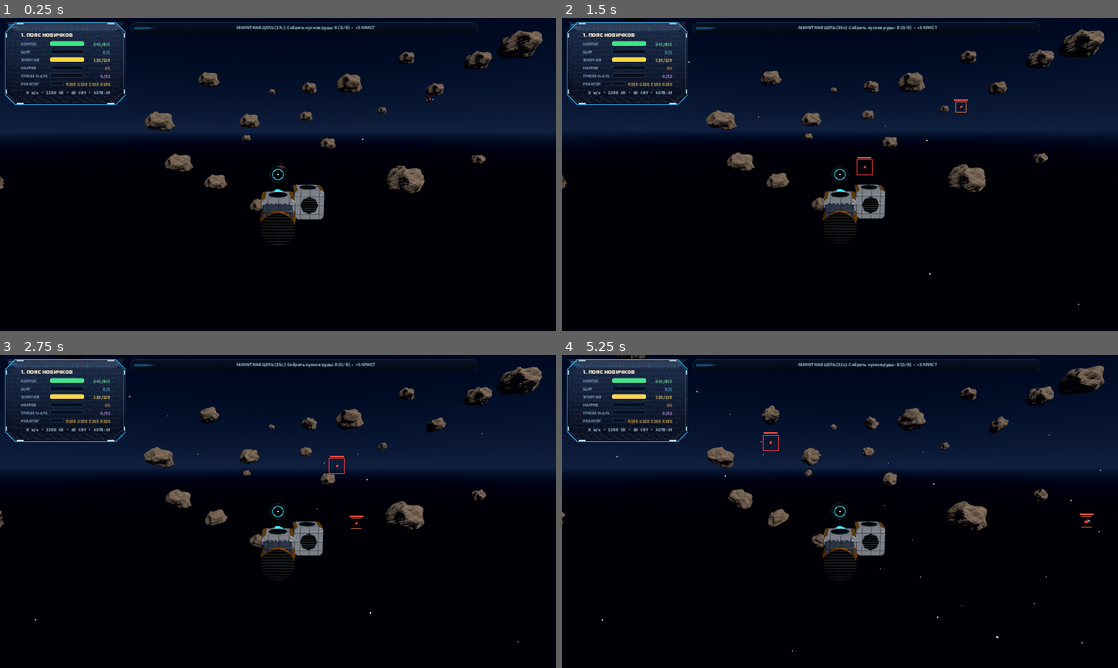
Above: before the commit, frames 1-4 (two rows, left to right).
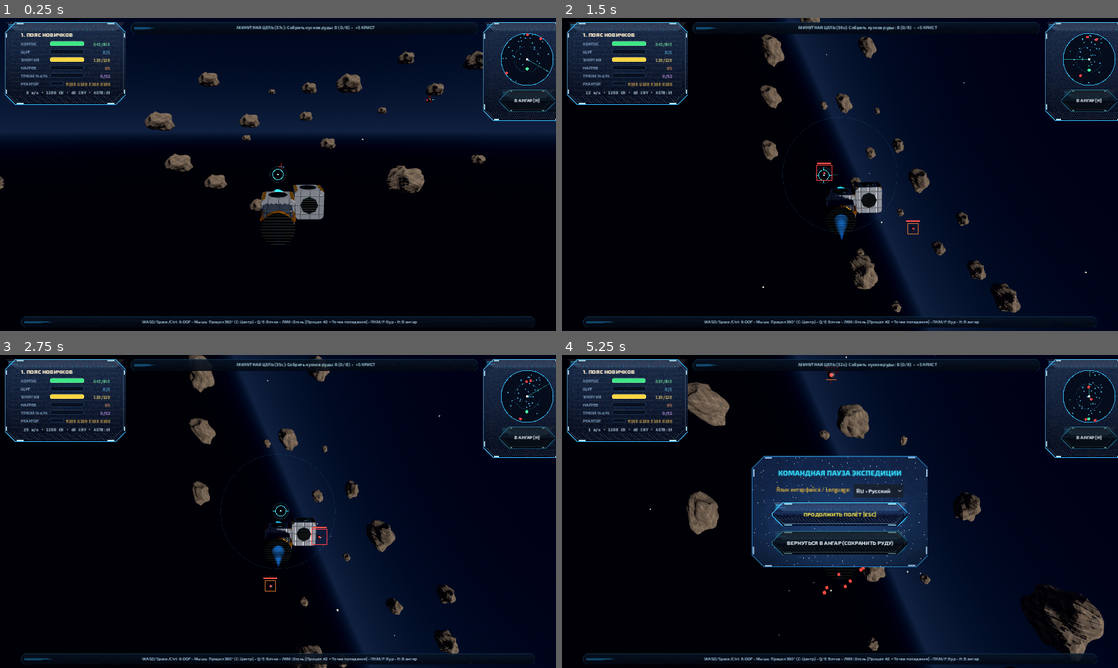
Above: after the commit, the same moments.

Repository: Ritmirchic/Roblox
Game: Godot game, scene res://scenes/space/SpaceExpedition3D.tscn
Two runs of this game, one before a commit and one after it. Both use one fixed random seed, a clock stepped at 60 frames per second and the inputs below. This scene is started directly instead of the project's main scene.
Inputs (mouse positions are in pixels of both pictures, inside the frame that each line leads up to):
- Up to frame 1 (0.25 s): no input
- Up to frame 2 (1.5 s): tap Enter at 0.5 s; move the mouse to (867, 174) at 0.52 s; hold Q 0.53-1.28 s; hold W from 0.53 s (still down); click (867, 174) at 0.67 s; tap Space at 0.77 s; move the mouse to (812, 174) at 1.27 s; tap E at 1.35 s
- Up to frame 3 (2.75 s): keep holding W; tap Space at 1.52 s; move the mouse to (289, 505) at 2.02 s; tap R at 2.1 s
- Up to frame 4 (5.25 s): keep holding W; move the mouse to (834, 517) at 2.77 s; tap X at 2.85 s; click (834, 517) at 2.92 s; tap Space at 3.02, 3.77, 4.52 s; move the mouse to (878, 514) at 3.52 s; tap Tab at 3.6 s; move the mouse to (795, 508) at 4.27 s; tap Backspace at 4.35 s; move the mouse to (845, 511) at 5.02 s; hold F from 5.03 s (still down); click (845, 511) at 5.17 s

The runs differ from the first frame. In frame 1, 2.5% of the frame differs, in the area x 3-100%, y 1-99%; in frame 2, 30%; in frame 3, 30%; in frame 4, 36%, in the area x 0-100%, y 0-100%.
Error before the commit: Invalid assignment of property or key 'height_for_width' with value of type 'int' on a base object of type 'Label'. (res://scripts/space/SpaceExpedition3D.gd:4…

Commit message:
Fix Godot-4-invalid Label.height_for_width on the new HUD alert label
Godot 4 removed Label.height_for_width; assigning it raised a runtime error that
aborted _build_hud() midway, leaving every node created afterwards null (that is
where the CI 'Invalid assignment ... on a base object of type Nil' plus the seven
'queue_redraw on a null value' errors (_overlay_canvas/_radar_canvas) came from).
The alert label now sizes with custom_minimum_size + AUTOWRAP_WORD_SMART, and the
static ban-list covers this family of Godot-3 leftovers.

Co-authored-by: arena-agent <297053741+arena-agent@users.noreply.github.com>

Diff:
--- a/scripts/space/SpaceExpedition3D.gd
+++ b/scripts/space/SpaceExpedition3D.gd
@@ -418,7 +418,8 @@
 	_alert_lbl.offset_left = 340
 	_alert_lbl.offset_right = -340
 	_alert_lbl.offset_top = 306
-	_alert_lbl.height_for_width = 40
+	_alert_lbl.custom_minimum_size = Vector2(0, 40)
+	_alert_lbl.autowrap_mode = TextServer.AUTOWRAP_WORD_SMART
 	_alert_lbl.horizontal_alignment = HORIZONTAL_ALIGNMENT_CENTER
 	_alert_lbl.clip_text = true
 	_alert_lbl.mouse_filter = Control.MOUSE_FILTER_IGNORE
Not shown, changed: tests/test_assets_and_spec.py
